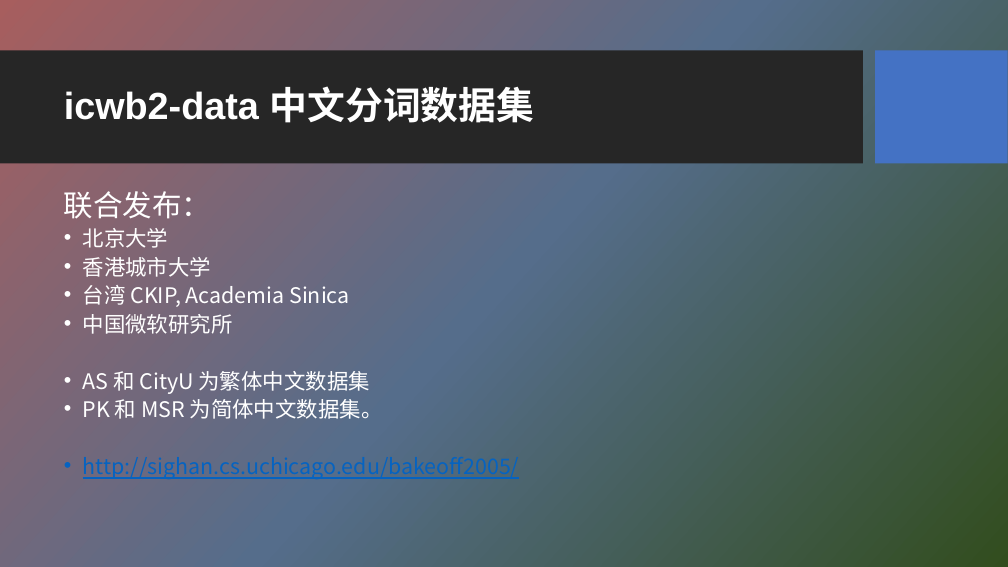
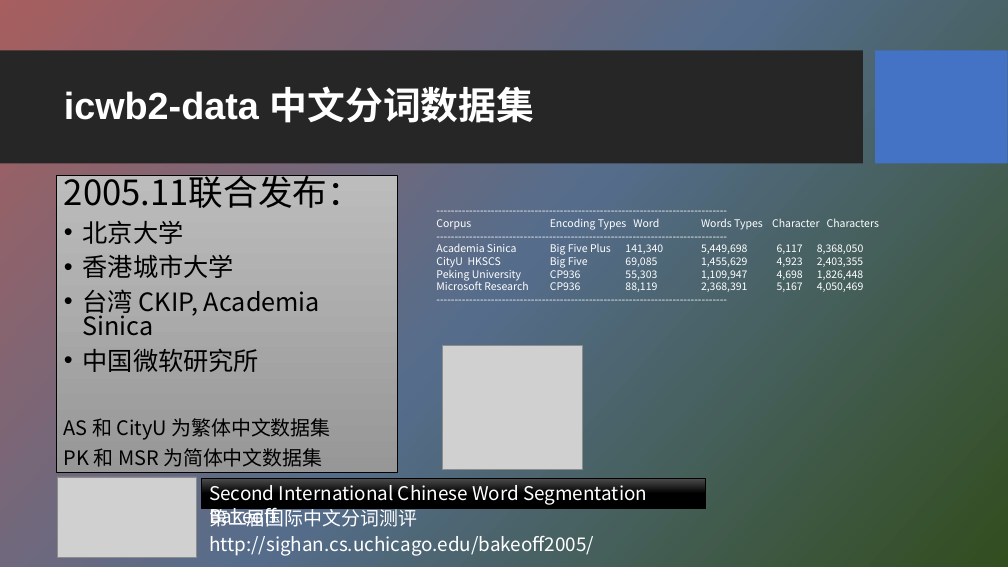
Before and after one commit to HBU/NLP_PPT, a slide deck: slide 11 of PPT-2020/ch02 语料库与词汇知识库.pptx (slide 13 before the commit). Drawn at 1008x567 pixels with LibreOffice and Linux fonts; fonts in the diff are those of the drawing; grey boxes stand for pictures; background and template pictures are left out. Boxes give left, top, right and bottom in pixels: in the first picture for what was removed or moved away, otherwise in the second. Text is boxed around its words. In the diff, an @@ line names an element or a change of style, - is before the commit and + after.

```diff
--- a/PPT-2020/ch02 语料库与词汇知识库.pptx
+++ b/PPT-2020/ch02 语料库与词汇知识库.pptx
@@ text "2005.11联合发布：": place and size @@
-text "2005.11联合发布：" at (64, 191, 520, 479)
+text "2005.11联合发布：" at (56, 175, 398, 473)
@@ text "2005.11联合发布：" at (56, 175, 398, 473): fill none to gradient #BCBCBC to #979797; outline none to #000000 0.75 pt @@
@@ text at (64, 170, 362, 208): text changed; size 28.1 to 33 pt; text colour #FFFFFF to #000000 @@
-联合发布：
+2005.11联合发布：
@@ text at (64, 221, 330, 440): size 20.4 to 24 pt in "北京大学", "香港城市大学", "台湾 CKIP, Academia Sinica", "中国微软研究所"; text colour #FFFFFF to #000000 in "北京大学", "香港城市大学", "台湾 CKIP, Academia Sinica", "中国微软研究所" and 1 more places; size 20.4 to 19 pt in "AS 和 CityU 为繁体中文数据集"; line spacing 0.7 to 0.8; bullet • to none @@
@@ text added at (436, 218, 879, 292), 10 pt, text #FFFFFF @@
+--------------------------------------------------------------------------------
+Corpus Encoding Types Word Words Types Character Characters
+--------------------------------------------------------------------------------
+Academia Sinica Big Five Plus 141,340 5,449,698 6,117 8,368,050
+CityU HKSCS Big Five 69,085 1,455,629 4,923 2,403,355
+Peking University CP936 55,303 1,109,947 4,698 1,826,448
+Microsoft Research CP936 88,119 2,368,391 5,167 4,050,469
+--------------------------------------------------------------------------------
@@ picture added at (443, 346, 583, 470) @@
@@ text at (64, 448, 322, 467): text changed; size 20.4 to 19 pt; text colour #0563C1 to #000000 @@
-• PK 和 MSR 为简体中文数据集。
-• http://sighan.cs.uchicago.edu/bakeoff2005/
+PK 和 MSR 为简体中文数据集
@@ picture added at (57, 477, 197, 558) @@
@@ rectangle added at (202, 479, 706, 509), fill gradient #4D4D4D to #000000, outline #000000 0.75 pt, 18 pt, text #FFFFFF @@
+Second International Chinese Word Segmentation Bakeoff
@@ text added at (209, 506, 417, 527), 18 pt, text #FFFFFF @@
+第二届国际中文分词测评
@@ text added at (209, 536, 594, 556), 18 pt, text #FFFFFF @@
+http://sighan.cs.uchicago.edu/bakeoff2005/
```
Also in this commit, not shown: 8 other slides changed, 3 slides added, 1 slide removed, 1 other file.
